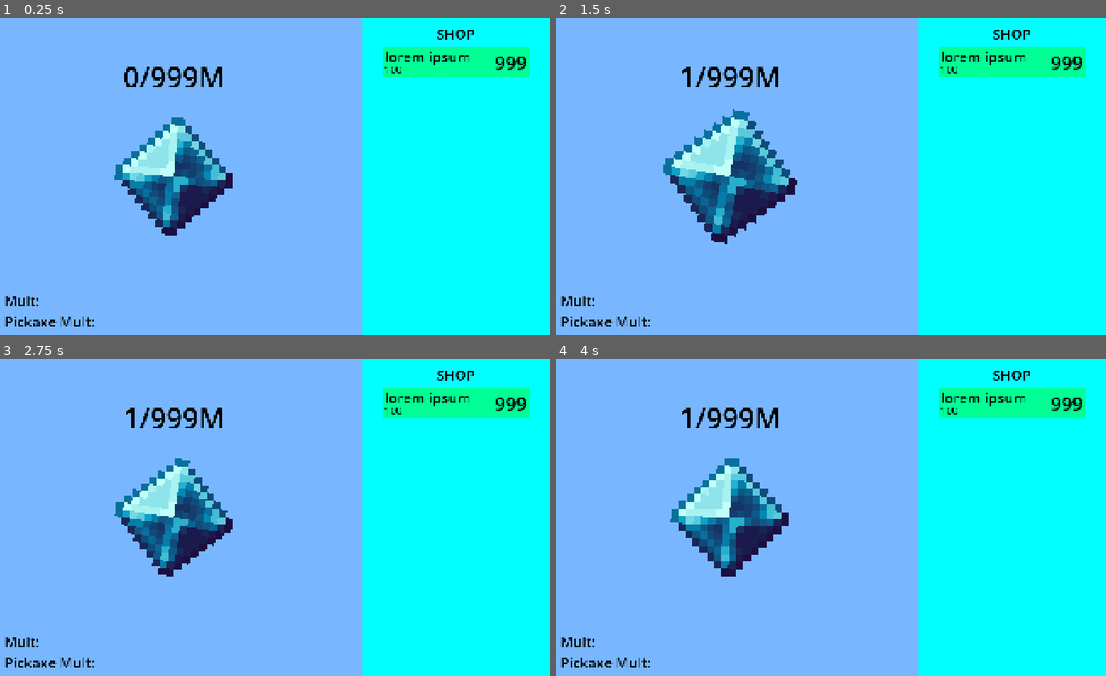
Above: before the commit, frames 1-4 (two rows, left to right).
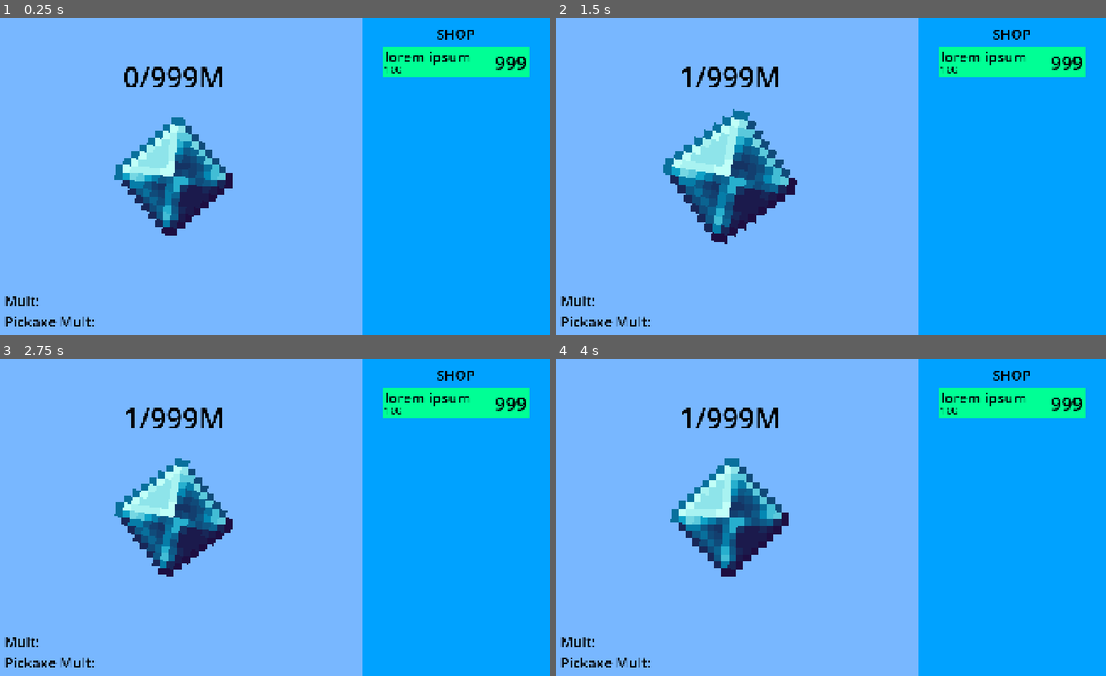
Above: after the commit, the same moments.

Repository: kyteidev/diamond-clicker-ultimate
Game: Godot game, scene res://scenes/game.tscn
Two runs of this game, one before a commit and one after it. Both use one fixed random seed, a clock stepped at 60 frames per second and the inputs below.
Inputs (mouse positions are in pixels of both pictures, inside the frame that each line leads up to):
- Up to frame 1 (0.25 s): no input
- Up to frame 2 (1.5 s): move the mouse to (946, 160) at 0.52 s; click (946, 160) at 0.6 s; move the mouse to (710, 192) at 1.27 s; click (710, 192) at 1.35 s
- Up to frame 3 (2.75 s): move the mouse to (324, 447) at 2.02 s; click (324, 447) at 2.1 s
- Up to frame 4 (4 s): move the mouse to (798, 580) at 2.77 s; click (798, 580) at 2.85 s; move the mouse to (990, 565) at 3.52 s; click (990, 565) at 3.6 s

The runs differ from the first frame. In frame 1, 31% of the frame differs, in the area x 65-100%, y 0-100%; in frame 2, 31%; in frame 3, 31%; in frame 4, 31%.

Commit message:
change shop background color

Diff:
--- a/scenes/game.tscn
+++ b/scenes/game.tscn
@@ -97,7 +97,7 @@
 offset_left = 1280.0
 grow_horizontal = 2
 grow_vertical = 2
-color = Color(0, 1, 1, 1)
+color = Color(0, 0.63529414, 1, 1)
 
 [node name="ShopScrollContainer" type="ScrollContainer" parent="ShopPanel" unique_id=1652265594]
 clip_contents = false
